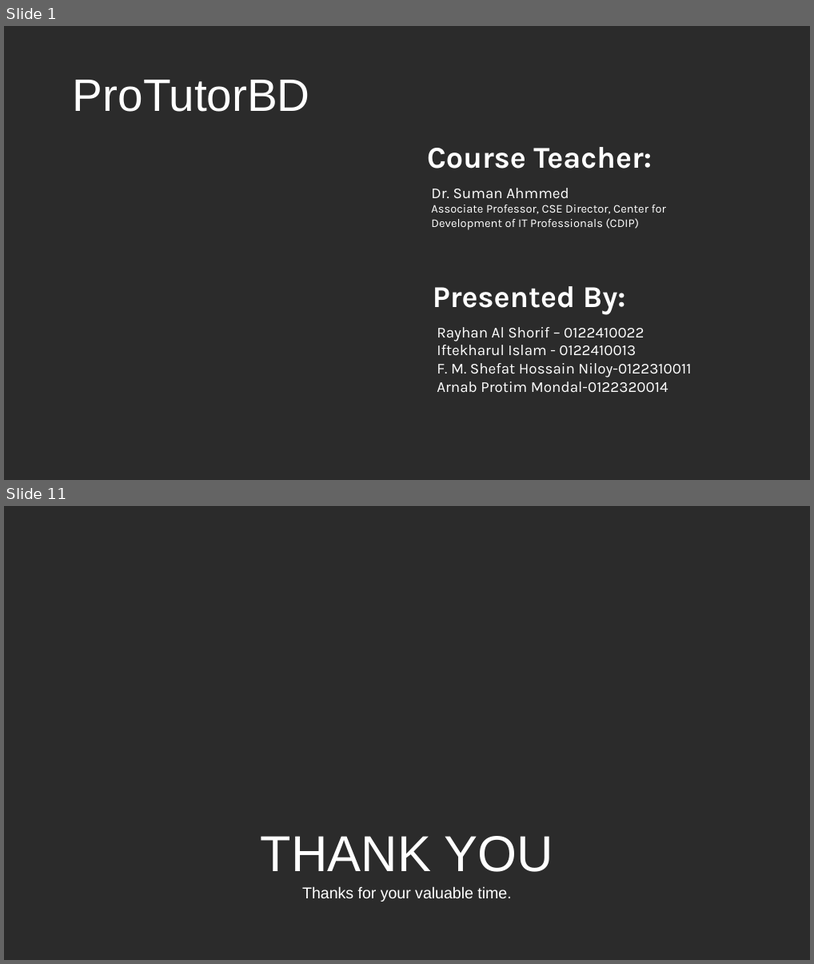
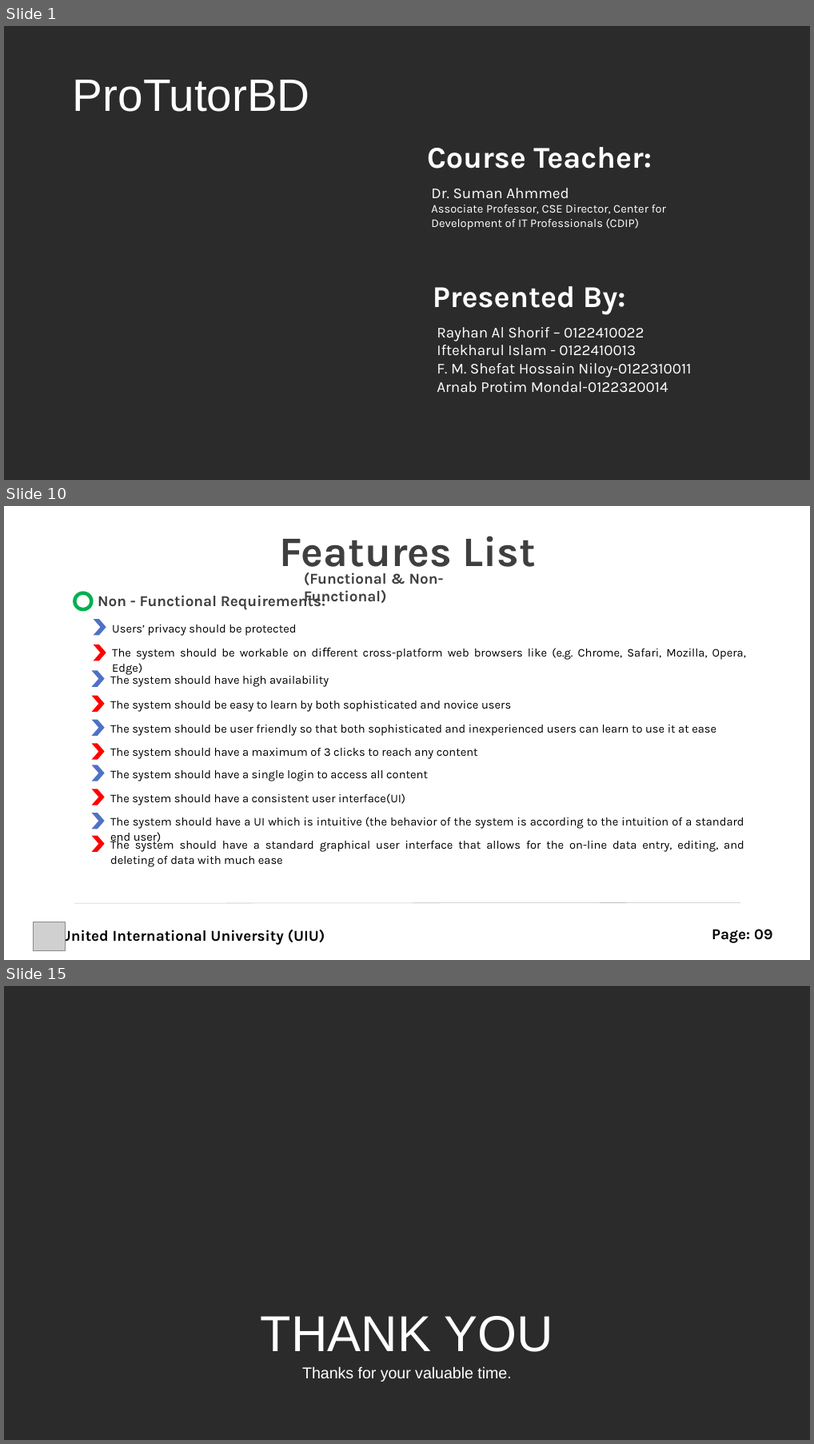
Before and after one commit to rayhanalshorif133/MSCSE-UIU, a slide deck: CSE-6159-SSA/ProTutorBD.pptx. Shown one above the other, each under a label of ours: slides 1 and 11 before the commit, slides 1, 10 and 15 after it; the slides between them are not shown. The pictures are 814x964 and 814x1444 pixels, drawn with LibreOffice and Linux fonts; fonts in the diff are those of the drawing; grey boxes stand for pictures; background and template pictures are left out; a plain dark background stands for a picture behind light text. Boxes give left, top, right and bottom in pixels: in the first picture for what was removed or moved away, otherwise in the second. Text is boxed around its words. In the diff, an @@ line names an element or a change of style, - is before the commit and + after.

```diff
--- a/CSE-6159-SSA/ProTutorBD.pptx
+++ b/CSE-6159-SSA/ProTutorBD.pptx
@@ slide 10 added at (x1=4, y1=506, x2=810, y2=960), background #FFFFFF @@
@@ text added at (x1=280, y1=536, x2=537, y2=576), 50 pt, text #3F3F3F, bold @@
+Features List
@@ text added at (x1=304, y1=572, x2=444, y2=606), 18 pt, text #3F3F3F, bold @@
+(Functional & Non-Functional)
@@ donut added at (x1=73, y1=592, x2=94, y2=612), fill #00B050 @@
@@ text added at (x1=98, y1=592, x2=326, y2=610), 18 pt, text #3F3F3F, bold @@
+Non - Functional Requirements:
@@ chevron added at (x1=94, y1=619, x2=106, y2=636), fill #5072C4 @@
@@ text added at (x1=112, y1=624, x2=296, y2=636), 14 pt, text #000000 @@
+Users’ privacy should be protected
@@ chevron added at (x1=94, y1=644, x2=106, y2=661), fill #FF0000 @@
@@ text added at (x1=112, y1=648, x2=746, y2=675), 14 pt, text #000000 @@
+The system should be workable on diﬀerent cross-platform web browsers like (e.g. Chrome, Safari, Mozilla, Opera, Edge)
@@ chevron added at (x1=92, y1=671, x2=105, y2=687), fill #5072C4 @@
@@ text added at (x1=110, y1=672, x2=329, y2=687), 14 pt, text #000000 @@
+The system should have high availability
@@ chevron added at (x1=92, y1=696, x2=105, y2=712), fill #FF0000 @@
@@ chevron added at (x1=92, y1=720, x2=105, y2=736), fill #5072C4 @@
@@ text added at (x1=110, y1=700, x2=511, y2=712), 14 pt, text #000000 @@
+The system should be easy to learn by both sophisticated and novice users
@@ chevron added at (x1=92, y1=743, x2=105, y2=760), fill #FF0000 @@
@@ text added at (x1=110, y1=724, x2=717, y2=736), 14 pt, text #000000 @@
+The system should be user friendly so that both sophisticated and inexperienced users can learn to use it at ease
@@ chevron added at (x1=92, y1=765, x2=105, y2=781), fill #5072C4 @@
@@ text added at (x1=110, y1=748, x2=478, y2=759), 14 pt, text #000000 @@
+The system should have a maximum of 3 clicks to reach any content
@@ chevron added at (x1=92, y1=788, x2=105, y2=805), fill #FF0000 @@
@@ text added at (x1=110, y1=770, x2=428, y2=781), 14 pt, text #000000 @@
+The system should have a single login to access all content
@@ text added at (x1=110, y1=793, x2=406, y2=805), 14 pt, text #000000 @@
+The system should have a consistent user interface(UI)
@@ chevron added at (x1=92, y1=812, x2=105, y2=829), fill #5072C4 @@
@@ text added at (x1=110, y1=816, x2=745, y2=844), 14 pt, text #000000 @@
+The system should have a UI which is intuitive (the behavior of the system is according to the intuition of a standard end user)
@@ chevron added at (x1=92, y1=835, x2=105, y2=852), fill #FF0000 @@
@@ text added at (x1=110, y1=837, x2=745, y2=867), 14 pt, text #000000 @@
+The system should have a standard graphical user interface that allows for the on-line data entry, editing, and deleting of data with much ease
@@ line added from (74, 903) to (741, 902), #BFBFBF 0.5 pt @@
@@ picture added at (x1=34, y1=922, x2=65, y2=950) @@
@@ text added at (x1=61, y1=927, x2=326, y2=945), 18 pt, text #000000, bold @@
+United International University (UIU)
@@ text added at (x1=712, y1=928, x2=773, y2=943), 18 pt, text #000000, bold @@
+Page: 09
@@ what was slide 11 is now slide 15 @@
```
Also in this commit, not shown: 7 slides changed, 5 other slides added, 2 slides removed.
